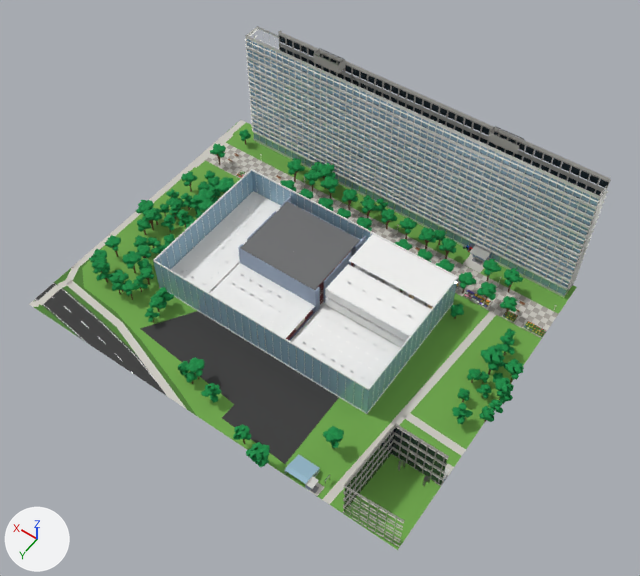
The FBX model unity/KatsushikaCampusDays/Assets/Models/Interiors/lecture.fbx as it was, and as the next commit left it.
Camera for both pictures: a camera (50 mm lens) standing at (-99.7, 172.1, 232.8) and looking at (-2.5, 36.1, 19.0). The lights are fixed; the arrows at lower left show +X, +Y and +Z. The picture after the commit comes second. Where no turn or scale is listed for an object, it has been applied to the vertices.

In view in the first picture: 'ext_lecture', 'ext_lecture_trees', 'wall_lecture' and 1 more.
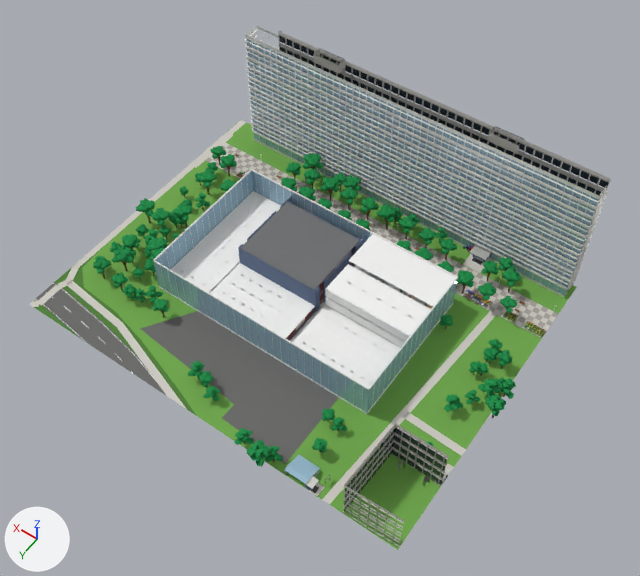
Changed parts and their boxes (x1, y1, x2, y2) in the pictures (640 x 576 px; the box of a moved part takes in the faces that stretch with it):
'ext_lecture', recoloured: (34, 127, 530, 495) in both
'wall_lecture', recoloured: (153, 172, 458, 398) in both
'ext_lecture_trees', reshaped: before (89, 129, 524, 467); after (93, 146, 521, 467)
part 1 of me_ext_lecture_trees, moved or reshaped: before (505, 301, 513, 309); after (510, 300, 517, 308)
part 2 of me_ext_lecture_trees, deleted: before (89, 129, 524, 467)
part 3 of me_ext_lecture_trees, built on: before (101, 154, 513, 316); after (93, 146, 521, 447)
part 4 of me_ext_lecture_trees, reshaped (mostly hidden before): before (196, 360, 245, 444); after (188, 360, 347, 467)

What the commit changed:
Material 'wall_accent_navy' (mat_wall_accent_navy) changes colour from greyish blue #9cacc3 to blue #55698b; in linear values from (0.333, 0.412, 0.545) to (0.09, 0.14, 0.26).
Material 'asphalt' (mat_asphalt) changes colour from dark grey #3c3c3c to dark grey #6a6a68; in linear values from (0.045, 0.045, 0.045) to (0.144, 0.144, 0.138).
me_ext_lecture_trees is used by ob_ext_lecture_trees; location (0.0, 0.0, 0.0).
me_ext_lecture_trees had 14448 vertices, 13264 faces and spanned x -66.7..75.2, y -19.7..90.3, z 0.0..11.5.
me_ext_lecture_trees now has 13394 vertices, 12318 faces and spans x -66.9..75.1, y -19.9..89.8, z 0.0..11.3.
me_ext_lecture_trees part 1: the loose piece of 11 vertices spanning x -51.5..-48.5, y -2.2..0.9, z 6.9..8.6 is multiplied about its middle by the matrix ((0.968, -0.246, 0.026), (0.247, 0.968, -0.008), (-0.024, 0.014, 0.999)), then moved by (-0.6, -1.0, 0.1).
me_ext_lecture_trees part 2: 1154 loose pieces with 12260 vertices, spanning x -66.7..75.2, y -19.7..90.3, z 0.0..11.5, are deleted.
me_ext_lecture_trees part 3: 53 vertices moved within x -49.6..70.4, y -11.7..63.9, z 0.0..9.2; 1642 vertices removed from x -56.8..72.8, y -12.7..64.3, z 0.0..8.5; 11688 vertices added at x -66.9..75.1, y -19.9..66.0, z 0.0..11.3.
me_ext_lecture_trees part 4: 7 vertices moved within x -16.6..16.2, y 74.8..87.4, z 0.0..7.3; 193 vertices removed from x -19.7..16.7, y 72.5..88.4, z 0.0..9.1; 1353 vertices added at x -32.1..18.8, y 61.8..89.8, z 0.0..10.0.
Other edits to the shape of me_ext_lecture_trees do not show in these pictures.
